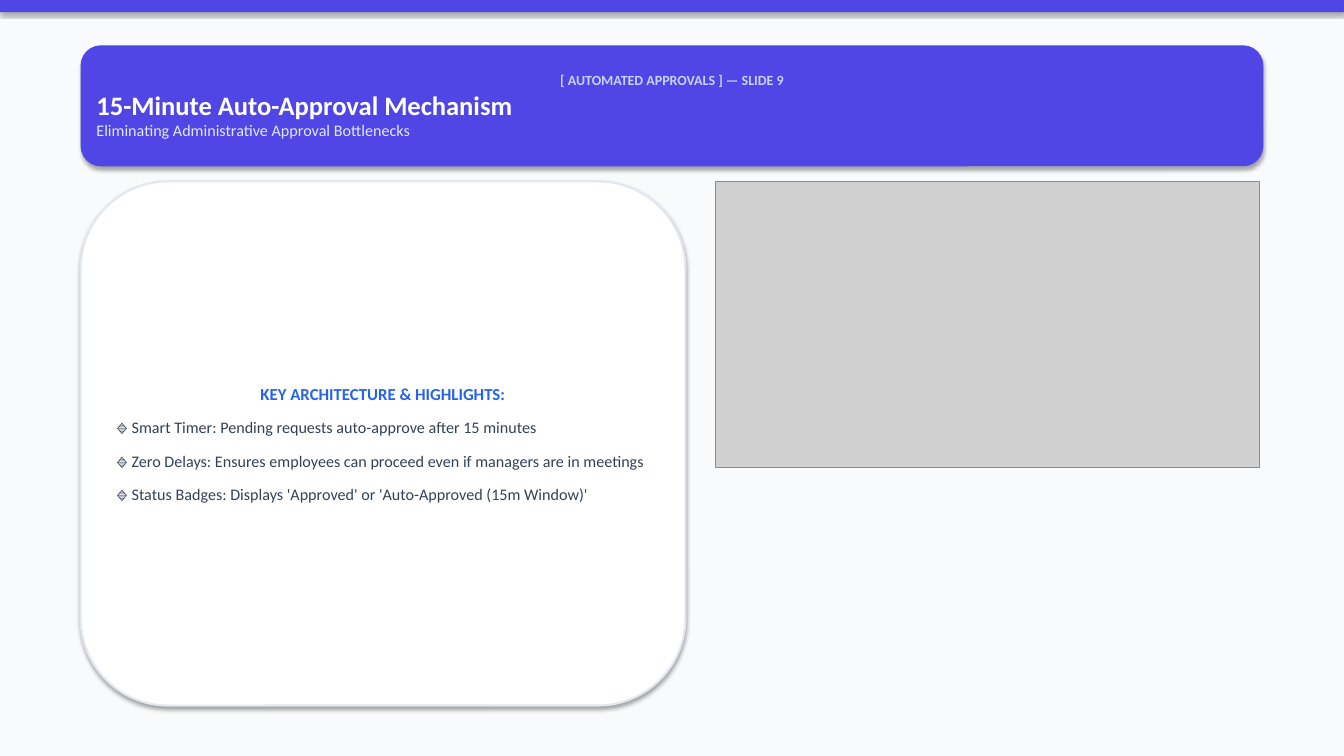
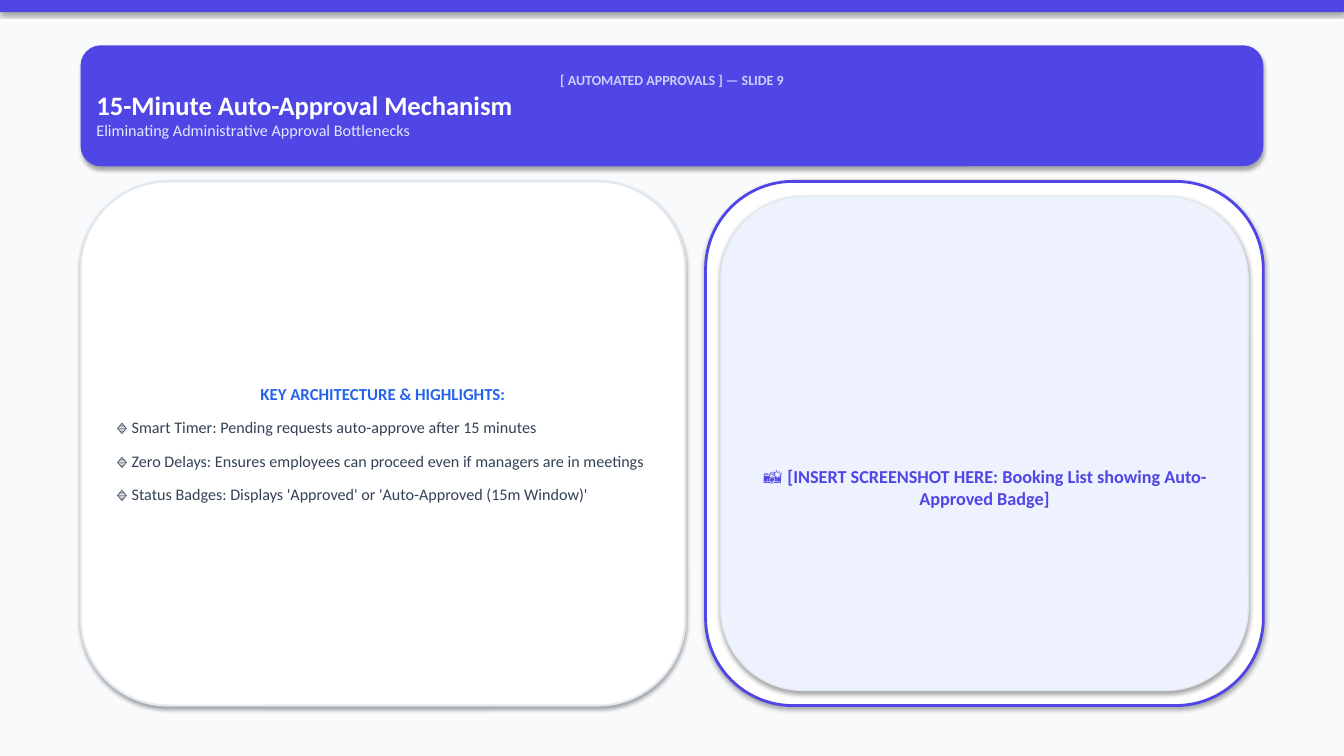
Before and after one commit to VishalMishraCSE/meeting-room-booking-system, a slide deck: slide 9 of document/PRESENTATION_DECK_SLIDES.pptx. Drawn at 1344x756 pixels with LibreOffice and Linux fonts; fonts in the diff are those of the drawing; grey boxes stand for pictures. Boxes give left, top, right and bottom in pixels: in the first picture for what was removed or moved away, otherwise in the second. Text is boxed around its words. In the diff, an @@ line names an element or a change of style, - is before the commit and + after.

Commit message:
docs: restore initial PowerPoint presentation deck with screenshot placeholder cards

```diff
--- a/document/PRESENTATION_DECK_SLIDES.pptx
+++ b/document/PRESENTATION_DECK_SLIDES.pptx
@@ rounded rectangle added at bbox=[706, 181, 1263, 706], fill #FFFFFF, outline #4F46E5 2 pt @@
@@ picture removed at bbox=[716, 181, 1260, 468] @@
@@ rounded rectangle added at bbox=[721, 197, 1248, 691], fill #EEF2FF, outline #E2E8F0 1 pt, 13 pt, text #4F46E5, bold @@
+📸 [INSERT SCREENSHOT HERE: Booking List showing Auto-Approved Badge]
```
Also in this commit, not shown: 17 other slides changed, 2 other files.
